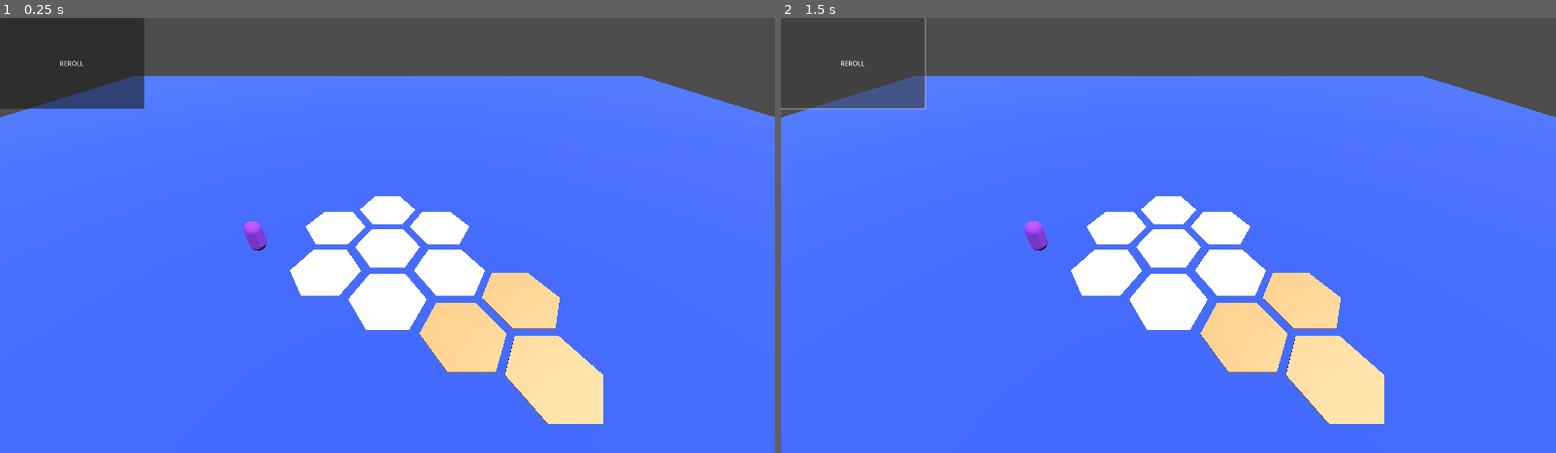
Above: before the commit, frames 1-2 (left to right).
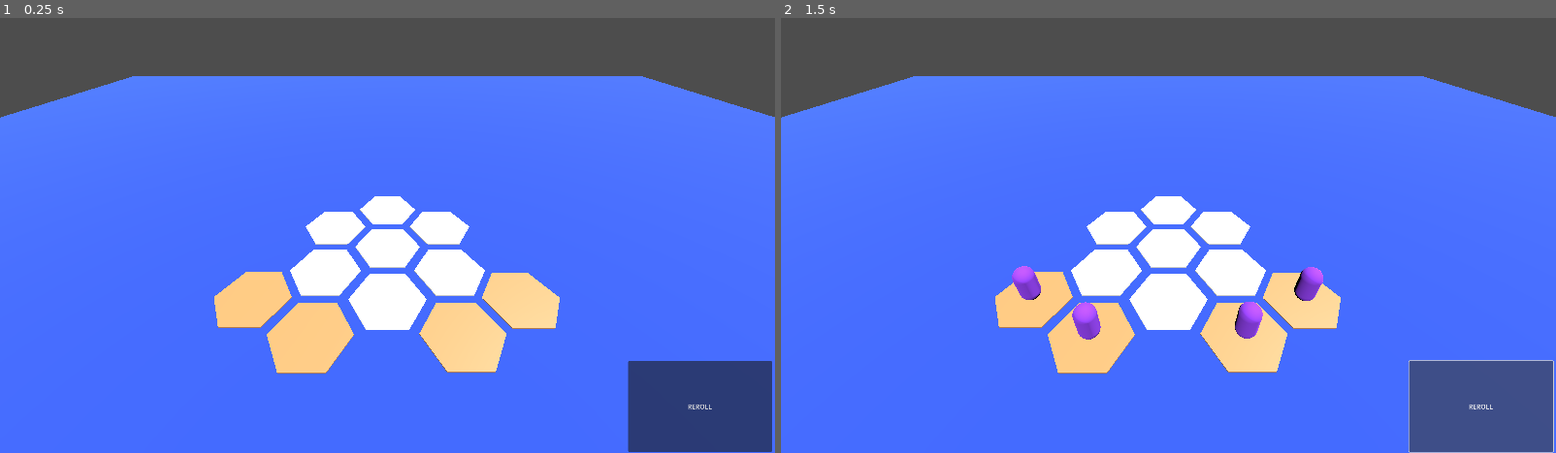
Above: after the commit, the same moments.

Repository: andrewdlanham/untitled-auto-battler
Game: Godot game, scene res://main.tscn
Two runs of this game, one before a commit and one after it. Both use one fixed random seed, a clock stepped at 60 frames per second and the inputs below.
Inputs:
- Up to frame 1 (0.25 s): no input
- Up to frame 2 (1.5 s): click "REROLL" at 0.5 s; click "REROLL" at 1.25 s

The runs differ from the first frame. In frame 1, 12% of the frame differs, in the area x 0-100%, y 0-100%; in frame 2, 9.7%.

Commit message:
Reroll button now adds units to shop
- Updated scripts to store references between units and the hexes they are placed on

Diff:
--- a/auto-battler/test-unit.tscn
+++ b/auto-battler/Units/test-unit.tscn
@@ -1,6 +1,6 @@
 [gd_scene load_steps=5 format=3 uid="uid://cvsvkjwkngxk6"]
 
-[ext_resource type="Script" path="res://unit.gd" id="1_v3j0k"]
+[ext_resource type="Script" path="res://Units/unit.gd" id="1_v3j0k"]
 
 [sub_resource type="CapsuleShape3D" id="CapsuleShape3D_ammrf"]
 
--- a/auto-battler/unit.gd
+++ b/auto-battler/Units/unit.gd
@@ -1,9 +1,13 @@
 extends Node3D
+class_name Unit
 
 @export var unit_name : String
 @export var health : float = 100.00
 @export var cost : int = 1
+@export var rarity : int = 1
 @onready var health_label: Label3D = $HealthLabel
+
+var current_hex : Hex
 
 # Called when the node enters the scene tree for the first time.
 func _ready() -> void:
--- a/auto-battler/drag_and_drop.gd
+++ b/auto-battler/drag_and_drop.gd
@@ -78,4 +78,10 @@
 			closest_snap_distance = distance_to_snap_point
 			closest_snap_point = snap_point
 
+	# Snap to hex
 	object_to_snap.position = closest_snap_point.global_transform.origin
+
+	# Set reference to unit on hex
+	object_to_snap.current_hex.unit_on_hex = null
+	closest_snap_point.get_parent().unit_on_hex = object_to_snap
+	object_to_snap.current_hex = closest_snap_point.get_parent()
--- a/auto-battler/hex.gd
+++ b/auto-battler/hex.gd
@@ -1,6 +1,8 @@
 extends Node3D
+class_name Hex
 
 @onready var snap_point: Node3D = $"Snap Point"
+var unit_on_hex : Unit
 
 # Called when the node enters the scene tree for the first time.
 func _ready() -> void:
@@ -9,3 +11,6 @@
 # Called every frame. 'delta' is the elapsed time since the previous frame.
 func _process(delta: float) -> void:
 	pass
+
+func free_unit_on_hex():
+	if unit_on_hex != null: unit_on_hex.queue_free()
--- a/auto-battler/main.tscn
+++ b/auto-battler/main.tscn
@@ -1,7 +1,6 @@
-[gd_scene load_steps=7 format=3 uid="uid://csn7bknrr6t3c"]
+[gd_scene load_steps=6 format=3 uid="uid://csn7bknrr6t3c"]
 
 [ext_resource type="Script" path="res://shop_manager.gd" id="2_040jo"]
-[ext_resource type="PackedScene" uid="uid://cvsvkjwkngxk6" path="res://test-unit.tscn" id="2_ti2v6"]
 [ext_resource type="Script" path="res://drag_and_drop.gd" id="3_ep364"]
 [ext_resource type="PackedScene" uid="uid://clqif3kperjc0" path="res://shop_hex.tscn" id="3_m7c5a"]
 [ext_resource type="PackedScene" uid="uid://b285dydi2tsbn" path="res://floor.tscn" id="4_luv8w"]
@@ -57,18 +56,19 @@
 transform = Transform3D(-4.37114e-08, 0, 1, 0, 1, 0, -1, 0, -4.37114e-08, 3.41756, 0, 1.95449)
 
 [node name="ShopHex3" parent="ShopHexes" instance=ExtResource("3_m7c5a")]
-transform = Transform3D(-4.37114e-08, 0, 1, 0, 1, 0, -1, 0, -4.37114e-08, 3.39583, 0, 3.89281)
+transform = Transform3D(-4.37114e-08, 0, 1, 0, 1, 0, -1, 0, -4.37114e-08, -1.76478, 0, 2.98589)
 
-[node name="Test-unit" parent="." instance=ExtResource("2_ti2v6")]
-transform = Transform3D(1, 0, 0, 0, 1, 0, 0, 0, 1, -3.95937, 0.523812, 0)
-health = 250.0
+[node name="ShopHex4" parent="ShopHexes" instance=ExtResource("3_m7c5a")]
+transform = Transform3D(-4.37114e-08, 0, 1, 0, 1, 0, -1, 0, -4.37114e-08, -3.46315, 0, 1.92876)
 
 [node name="Floor" parent="." instance=ExtResource("4_luv8w")]
 transform = Transform3D(5, 0, 0, 0, 5, 0, 0, 0, 5, 0, -0.2, 0)
 
 [node name="RollShopButton" type="Button" parent="."]
-offset_right = 357.0
-offset_bottom = 225.0
+offset_left = 1556.0
+offset_top = 852.0
+offset_right = 1913.0
+offset_bottom = 1077.0
 text = "REROLL
 "
 
--- a/auto-battler/shop_manager.gd
+++ b/auto-battler/shop_manager.gd
@@ -1,5 +1,8 @@
 extends Node
 
+@onready var shop_hexes: Node = $"../ShopHexes"
+
+var test_unit = preload("res://Units/test-unit.tscn")
 
 # Called when the node enters the scene tree for the first time.
 func _ready() -> void:
@@ -13,4 +16,12 @@
 
 func _on_roll_shop_button_pressed() -> void:
 	print("Rolling shop...")
-	# TODO: Add shop roll logic
+	for shop_hex in shop_hexes.get_children():
+		# Remove previous unit
+		shop_hex.free_unit_on_hex()
+		# Add new random unit
+		var new_unit = test_unit.instantiate()
+		new_unit.position = shop_hex.snap_point.global_transform.origin
+		shop_hex.unit_on_hex = new_unit
+		new_unit.current_hex = shop_hex
+		get_tree().get_root().add_child(new_unit)
--- a/auto-battler/test_mesh.gd
+++ /dev/null
@@ -1,22 +0,0 @@
-'''
-A test script for learning how to use ImmediateMesh
-'''
-extends MeshInstance3D
-
-
-# Called when the node enters the scene tree for the first time.
-func _ready() -> void:
-	var test_mesh = ImmediateMesh.new()
-
-	test_mesh.surface_begin(Mesh.PRIMITIVE_LINES)
-	test_mesh.surface_set_color(Color.RED)
-	test_mesh.surface_add_vertex(Vector3(0,0,0))
-	test_mesh.surface_add_vertex(Vector3(3,3,-5))
-
-	test_mesh.surface_end()
-
-	mesh = test_mesh
-
-# Called every frame. 'delta' is the elapsed time since the previous frame.
-func _process(_delta: float) -> void:
-	pass
